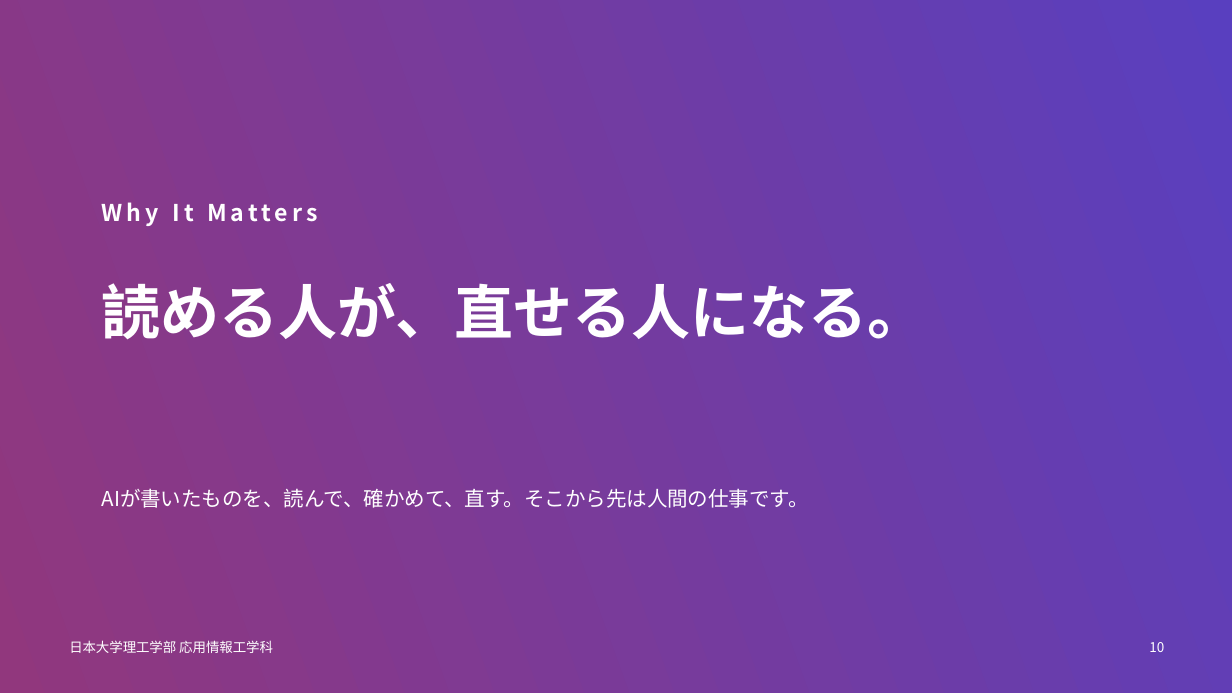
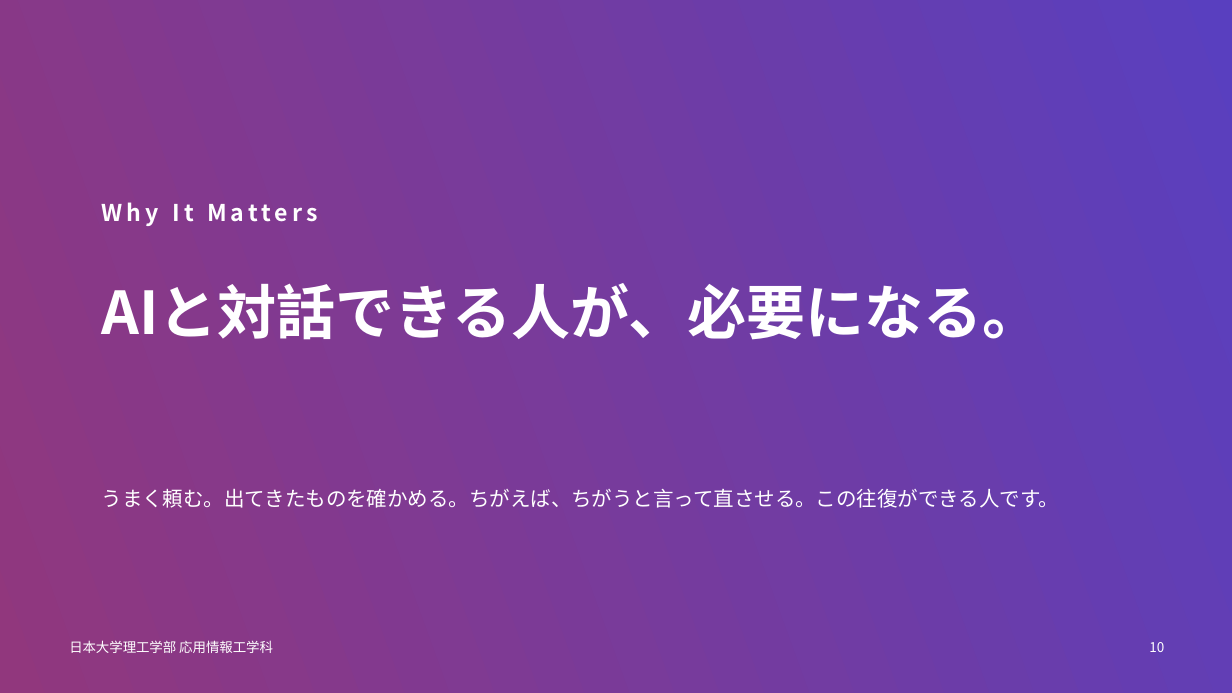
Before and after one commit to yutakaJssst/narashino-visit-2, a slide deck: slide 10 of slides/nichinara20260908.pptx. Drawn at 1232x693 pixels with LibreOffice and Linux fonts; fonts in the diff are those of the drawing. Boxes give left, top, right and bottom in pixels: in the first picture for what was removed or moved away, otherwise in the second. Text is boxed around its words. In the diff, an @@ line names an element or a change of style, - is before the commit and + after.

```diff
--- a/slides/nichinara20260908.pptx
+++ b/slides/nichinara20260908.pptx
@@ text at (x1=102, y1=283, x2=1042, y2=340): text changed @@
-読める人が、直せる人になる。
+AIと対話できる人が、必要になる。
@@ text at (x1=102, y1=489, x2=1059, y2=508): text changed @@
-AIが書いたものを、読んで、確かめて、直す。そこから先は人間の仕事です。
+うまく頼む。出てきたものを確かめる。ちがえば、ちがうと言って直させる。この往復ができる人です。
```
Also in this commit, not shown: 6 other slides changed, 1 slide added, 1 slide removed, 11 other files.
